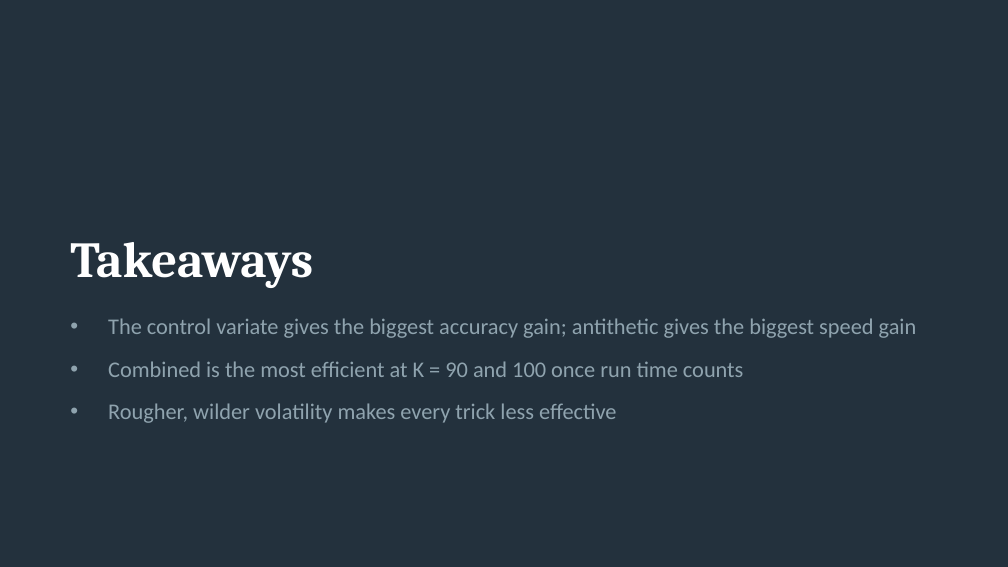
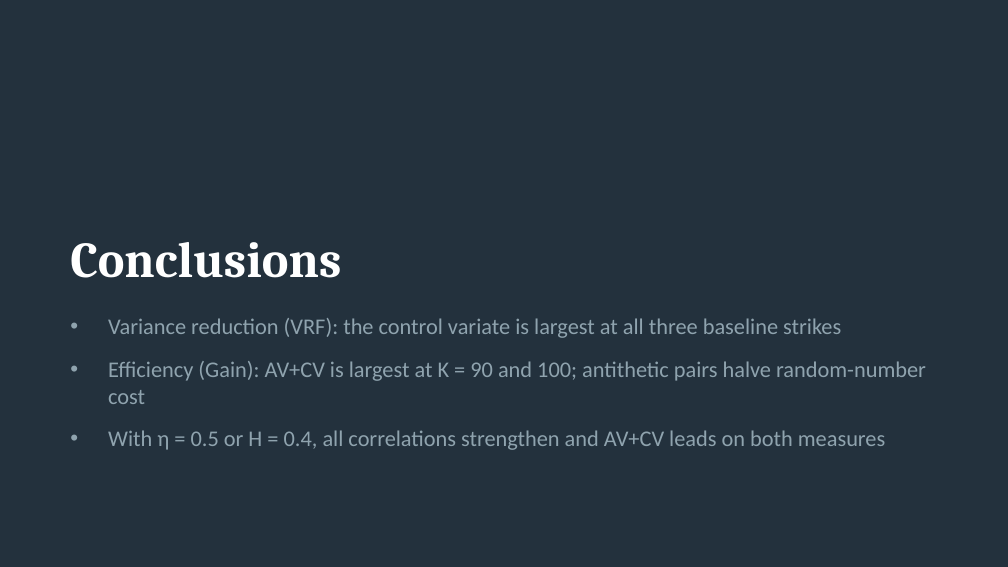
Before and after one commit to karan2615/MTH9821, a slide deck: slide 6 of hw2_slides.pptx. Drawn at 1008x567 pixels with LibreOffice and Linux fonts; fonts in the diff are those of the drawing. Boxes give left, top, right and bottom in pixels: in the first picture for what was removed or moved away, otherwise in the second. Text is boxed around its words. In the diff, an @@ line names an element or a change of style, - is before the commit and + after.

```diff
--- a/hw2_slides.pptx
+++ b/hw2_slides.pptx
@@ title at (x1=70, y1=242, x2=341, y2=278): text changed @@
-Takeaways
+Conclusions
@@ text at (x1=108, y1=318, x2=926, y2=450): text changed @@
-• The control variate gives the biggest accuracy gain; antithetic gives the biggest speed gain
-• Combined is the most efficient at K = 90 and 100 once run time counts
-• Rougher, wilder volatility makes every trick less effective
+• Variance reduction (VRF): the control variate is largest at all three baseline strikes
+• Efficiency (Gain): AV+CV is largest at K = 90 and 100; antithetic pairs halve random-number cost
+• With η = 0.5 or H = 0.4, all correlations strengthen and AV+CV leads on both measures
```
Also in this commit, not shown: 3 other slides changed, 2 slides added, 2 slides removed.
